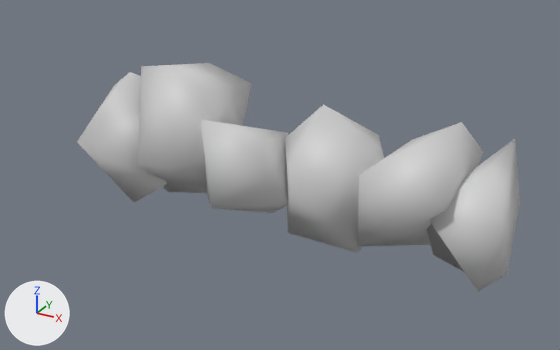
What one commit did to the Blender file models/stoneWallSegment.blend.
The view is the same before and after, from a camera (50 mm lens) standing at (1.55, -2.79, 1.25) and looking at (0.07, -0.09, -0.1). The axes (+X, +Y, +Z) are drawn at lower left. The lights are the same throughout.

In view in the first picture: 'stoneWallSegment'.
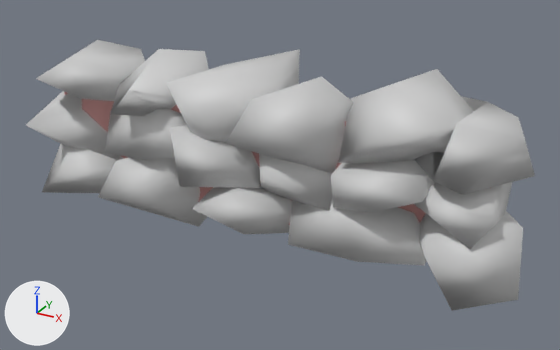
Commit message: new wall segment

Location of each change, (x1, y1, x2, y2) in pixels of the pictures (560 x 350 px; the box of a moved part takes in the faces that stretch with it):
'stoneWallSegment', reshaped, moved, rescaled (15% wider, 19% taller): before (77, 63, 520, 291); after (26, 40, 535, 311)
'stoneWallMortar', added: after (64, 92, 426, 225)
part 1 of me_cube_001, moved or reshaped: before (285, 104, 384, 253); after (259, 154, 332, 211)
part 2 of me_cube_001, moved or reshaped: before (427, 139, 520, 291); after (414, 182, 512, 249)
part 3 of me_cube_001, deleted: before (138, 63, 252, 193)
part 4 of me_cube_001, deleted: before (358, 122, 484, 246)
part 5 of me_cube_001, deleted: before (201, 120, 288, 213)
part 6 of me_cube_001, built on: before (77, 72, 167, 202); after (26, 40, 535, 311)

What the commit changed:
Material 'mortar' (mat_mortar) is new.
Its base color is (0.639, 0.311, 0.299) (pink #d19795).
me_cube_001 is used by ob_stonewallsegment; location (0.0, 0.0, 0.0).
me_cube_001 had 55 vertices, 80 faces and spanned x -0.98..1.06, y -0.28..0.31, z -0.41..0.31.
me_cube_001 now has 167 vertices, 234 faces and spans x -2.96..3.21, y -0.5..0.58, z -1.93..1.35.
me_cube_001 part 1: the loose piece of 9 vertices spanning x 0.02..0.49, y -0.25..0.25, z -0.39..0.22 is scaled about its middle by (2.68, 1.77, 1.97), then moved by (0.39, 0.0, -0.19).
me_cube_001 part 2: the loose piece of 9 vertices spanning x 0.75..1.06, y -0.22..0.24, z -0.41..0.13 is scaled about its middle by (2.68, 1.77, 1.97), then moved by (1.57, 0.01, -0.17).
me_cube_001 part 3: the loose piece of 11 vertices spanning x -0.72..-0.2, y -0.24..0.28, z -0.37..0.31 is deleted.
me_cube_001 part 4: the loose piece of 9 vertices spanning x 0.47..0.85, y -0.28..0.28, z -0.41..0.24 is deleted.
me_cube_001 part 5: the loose piece of 8 vertices spanning x -0.39..0.14, y -0.25..0.31, z -0.39..0.15 is deleted.
Part 6, on me_cube_001:
9 vertices are removed from x -0.98..-0.53, y -0.27..0.26, z -0.41..0.24.
13 faces are deleted.
140 vertices are added at x -2.96..3.21, y -0.5..0.58, z -1.93..1.35.
194 new faces join them.
Mesh me_cube_035 is new.
It is a box spanning x -1.0..1.0, y -0.27..-0.02, z -0.25..0.25.
It uses material mat_mortar (pink #d19795).
Object 'stoneWallSegment' (ob_stonewallsegment) moves from (0.0, 0.0, 0.0) to (-0.03, -0.162, 0.098).
Object 'stoneWallSegment' (ob_stonewallsegment) is rescaled from (1.0, 1.0, 1.0) to (0.373, 0.565, 0.254).
Object 'stoneWallMortar' (ob_stonewallmortar) is new; it shows me_cube_035.
Its location is (0.0, -0.095, 0.0).
Its scale is (1.0, 0.5, 1.0).
